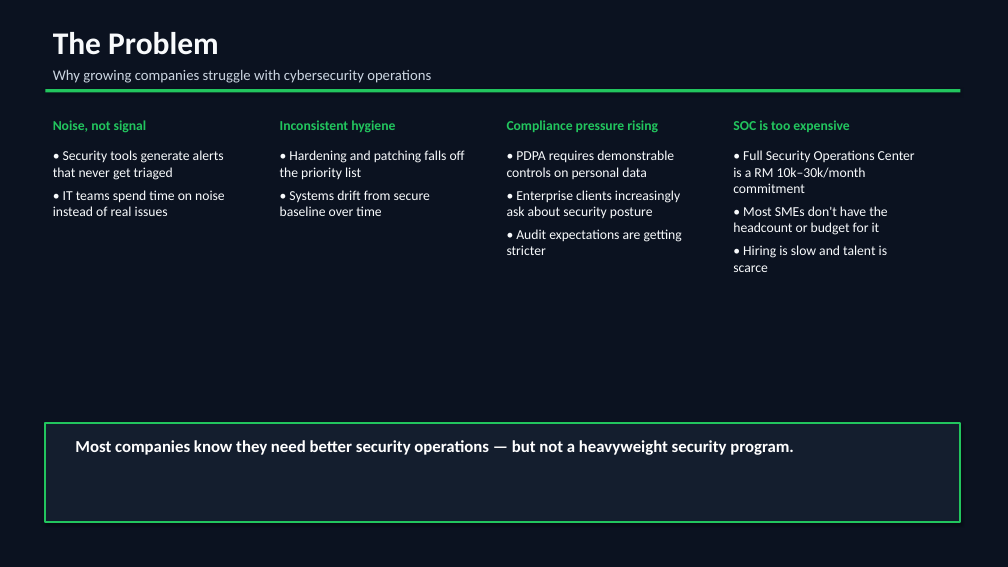
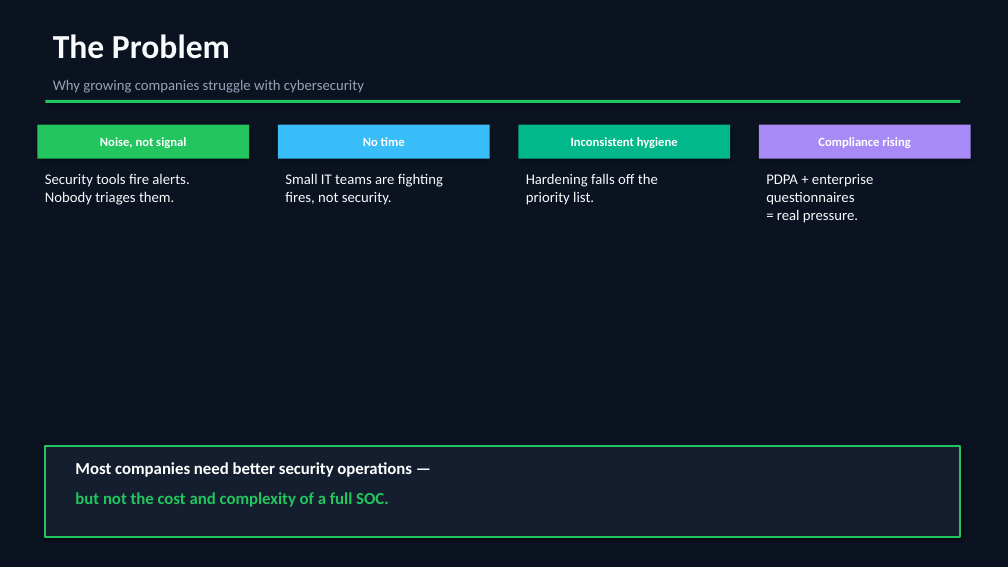
Before and after one commit to joseph118789-max/sentinel-ops, a slide deck: slide 2 of sales/Sentinel_Ops_Sales_Deck.pptx. Drawn at 1008x567 pixels with LibreOffice and Linux fonts; fonts in the diff are those of the drawing. Boxes give left, top, right and bottom in pixels: in the first picture for what was removed or moved away, otherwise in the second. Text is boxed around its words. In the diff, an @@ line names an element or a change of style, - is before the commit and + after.

```diff
--- a/sales/Sentinel_Ops_Sales_Deck.pptx
+++ b/sales/Sentinel_Ops_Sales_Deck.pptx
@@ text "The Problem" at (53,34,230,59): size 30 to 32 pt @@
@@ text at (53,80,364,93): text changed; text colour #CBD5E1 to #94A3B8 @@
-Why growing companies struggle with cybersecurity operations
+Why growing companies struggle with cybersecurity
@@ rectangle: place and size @@
-rectangle at (45,89,960,92)
+rectangle at (45,100,960,103)
@@ rectangle "Noise, not signal": place and size @@
-rectangle "Noise, not signal" at (53,120,147,133)
+rectangle "Noise, not signal" at (37,125,249,159)
@@ rectangle "Noise, not signal" at (37,125,249,159): size 13 to 12 pt, text colour #22C55E to #FFFFFF; alignment left to centre; vertical alignment top to middle; fill none to #22C55E; shadow on @@
@@ rectangle added at (278,125,489,159), fill #38BDF8, 12 pt, text #FFFFFF, bold @@
+No time
@@ text removed at (507,120,658,133) @@
-Compliance pressure rising
@@ rectangle "Inconsistent hygiene": place and size @@
-rectangle "Inconsistent hygiene" at (280,120,395,133)
+rectangle "Inconsistent hygiene" at (519,125,730,159)
@@ rectangle "Inconsistent hygiene" at (519,125,730,159): size 13 to 12 pt, text colour #22C55E to #FFFFFF; alignment left to centre; vertical alignment top to middle; fill none to #00B88A; shadow on @@
@@ text removed at (733,120,849,132) @@
-SOC is too expensive
@@ rectangle added at (759,125,971,159), fill #A78AF5, 12 pt, text #FFFFFF, bold @@
+Compliance rising
@@ text at (45,173,189,205): text changed; size 13 to 14 pt @@
-• Security tools generate alerts that never get triaged
-• IT teams spend time on noise instead of real issues
+Security tools fire alerts.
+Nobody triages them.
@@ text at (285,173,443,205): text changed; size 13 to 14 pt @@
-• Hardening and patching falls off the priority list
-• Systems drift from secure baseline over time
+Small IT teams are fighting
+fires, not security.
@@ text at (526,173,658,205): text changed; size 13 to 14 pt @@
-• PDPA requires demonstrable controls on personal data
-• Enterprise clients increasingly ask about security posture
-• Audit expectations are getting stricter
+Hardening falls off the
+priority list.
@@ text at (766,174,873,223): text changed; size 13 to 14 pt @@
-• Full Security Operations Center is a RM 10k–30k/month commitment
-• Most SMEs don't have the headcount or budget for it
-• Hiring is slow and talent is scarce
+PDPA + enterprise questionnaires
+= real pressure.
@@ rectangle: place and size @@
-rectangle at (45,423,960,522)
+rectangle at (45,446,960,537)
@@ text at (75,462,412,477): text changed @@
-Most companies know they need better security operations — but not a heavyweight security program.
+Most companies need better security operations —
@@ text added at (75,492,389,507), 16 pt, text #22C55E, bold @@
+but not the cost and complexity of a full SOC.
```
Also in this commit, not shown: 8 other slides changed.
